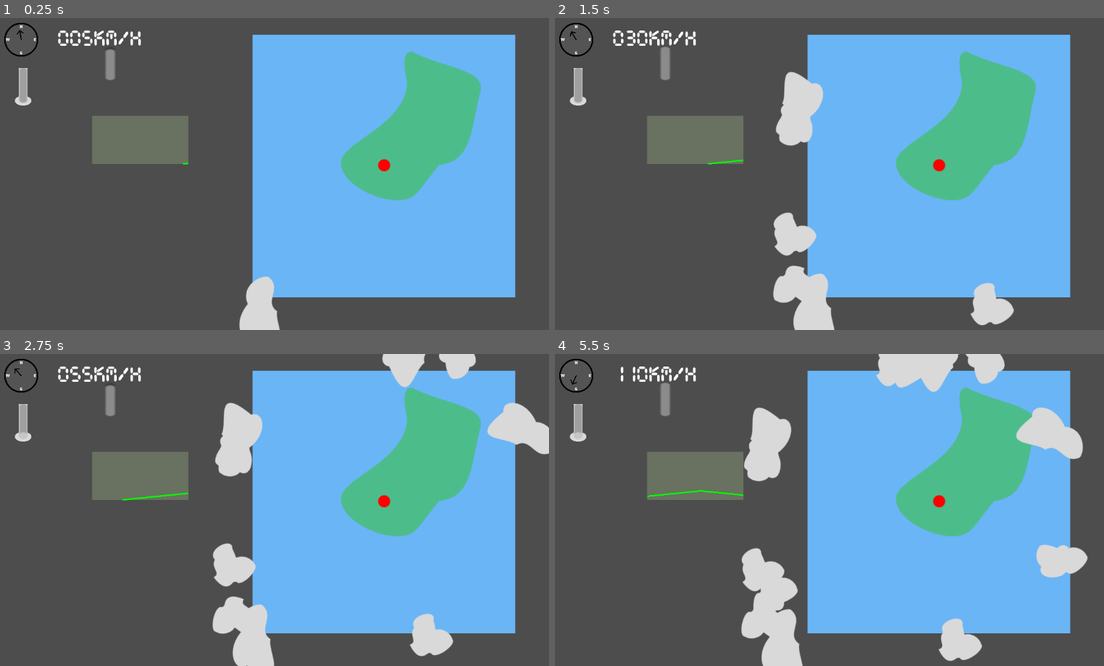
Above: before the commit, frames 1-4 (two rows, left to right).
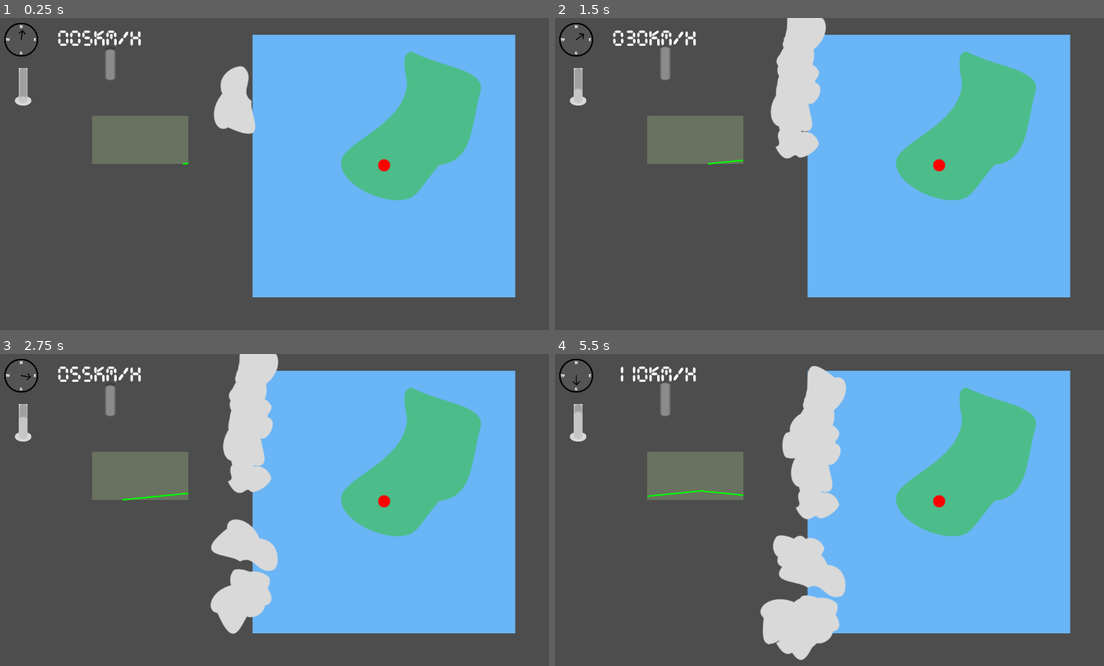
Above: after the commit, the same moments.

Repository: Acul4321/StormWatcher
Game: Godot game, scene res://scene/instruments/control_room.tscn
Same seed, same stepped clock (60 frames per second), same inputs: the game is played once before the commit and once after it.
Inputs:
- Up to frame 1 (0.25 s): no input
- Up to frame 2 (1.5 s): no input
- Up to frame 3 (2.75 s): no input
- Up to frame 4 (5.5 s): no input

The runs differ from the first frame. In frame 1, 2.1% of the frame differs, in the area x 3-52%, y 3-100%; in frame 2, 5.1%; in frame 3, 8.6%; in frame 4, 14%, in the area x 2-98%, y 0-100%.

Commit message:
added functionality to the instruments

Diff:
--- a/script/atmosphericPressureControl.gd
+++ b/script/atmosphericPressureControl.gd
@@ -8,12 +8,6 @@
 var pressureRange = [0,0]
 var targetY : float
 var curY : float
-
-enum CHANGE {STILL,SLOW,MODERATE,FAST,STORM}
-var change:CHANGE = CHANGE.STILL
-
-enum PRESSURE {LOW,LOWMED,MEDIUM,MEDHIGH,HIGH,STORM}
-var pressure:PRESSURE = PRESSURE.LOW
 
 func _ready():
 	curY = 100
@@ -41,32 +35,32 @@
 		draw_line(start, end, Color.GREEN, 3.0)
 
 func stateLogic():
-	match change: # state managment
-		CHANGE.STILL:
+	match Gameplay.atmosphericChange: # state managment
+		Gameplay.ATMOSPHERICCHANGE.STILL:
 			changeSpeed = 5
-		CHANGE.SLOW:
+		Gameplay.ATMOSPHERICCHANGE.SLOW:
 			changeSpeed = 20
-		CHANGE.MODERATE:
+		Gameplay.ATMOSPHERICCHANGE.MODERATE:
 			changeSpeed = 50
-		CHANGE.FAST:
+		Gameplay.ATMOSPHERICCHANGE.FAST:
 			changeSpeed = 100
-		CHANGE.STORM:
+		Gameplay.ATMOSPHERICCHANGE.STORM:
 			changeSpeed = 500
 		_:
 			print("Invalid")
 
-	match pressure: # pressure managment
-		PRESSURE.LOW:
+	match Gameplay.atmosphericPressure: # pressure managment
+		Gameplay.ATMOSPHERICPRESSURE.LOW:
 			pressureRange = [66,100]
-		PRESSURE.LOWMED:
+		Gameplay.ATMOSPHERICPRESSURE.LOWMED:
 			pressureRange = [33,100]
-		PRESSURE.MEDIUM:
+		Gameplay.ATMOSPHERICPRESSURE.MEDIUM:
 			pressureRange = [33,66]
-		PRESSURE.MEDHIGH:
+		Gameplay.ATMOSPHERICPRESSURE.MEDHIGH:
 			pressureRange = [0,66]
-		PRESSURE.HIGH:
+		Gameplay.ATMOSPHERICPRESSURE.HIGH:
 			pressureRange = [0,33]
-		PRESSURE.STORM:
+		Gameplay.ATMOSPHERICPRESSURE.STORM:
 			pressureRange = [0,100]
 		_:
 			print("Invalid")
--- a/script/cloudRadarControl.gd
+++ b/script/cloudRadarControl.gd
@@ -3,19 +3,14 @@
 @export var clouds: Array[CompressedTexture2D]
 var cloudDensity:int
 var spawnedClouds: Array[Sprite2D]
-var Storm = false
-
-enum DIRECTION {NORTH,EAST,SOUTH,WEST}
-
-enum TYPE {CLEAR,LIGHT,CLOUDY,DENSE,STORM}
-var type:TYPE = TYPE.DENSE
+var spawnLoc:float
 
 func _ready() -> void:
 	stateLogic()
 
 func _process(delta: float) -> void:
 	if cloudDensity > randi_range(0,1000):
-		spawnCloud(Storm)
+		spawnCloud()
 
 	var dir = Helper.vectorFromAngleAndSpeed(Gameplay.windDirection - 90,Gameplay.windSpeed) # cloud movment
 	dir = dir/200
@@ -23,10 +18,11 @@
 		cloud.global_position = cloud.global_position + dir
 	#spawm storm at specific direction
 
-func spawnCloud(storm,spawnBias = 0,tolerance = 0):
+func spawnCloud():
 	var index : int
-	if storm:
-		index = randf_range(0,clouds.size())
+	if Gameplay.spawnStormCloud:
+		index = clouds.size()-1
+		Gameplay.spawnStormCloud = false
 	else:
 		index = randf_range(0,clouds.size()-1)
 
@@ -36,23 +32,36 @@
 	cloud.texture = load(cloudPath)
 	cloud.rotation = randf_range(0,deg_to_rad(360))
 
-	%spawnPoint.progress_ratio = randf_range(0,1)
+	match Gameplay.cloudSpawnDir: # spawn location managment
+		Gameplay.CLOUDDIRECTION.NORTH:
+			spawnLoc = randf_range(0,0.25)
+		Gameplay.CLOUDDIRECTION.EAST:
+			spawnLoc = randf_range(0.25,0.5)
+		Gameplay.CLOUDDIRECTION.SOUTH:
+			spawnLoc = randf_range(0.5,0.75)
+		Gameplay.CLOUDDIRECTION.WEST:
+			spawnLoc = randf_range(0.75,1)
+		Gameplay.CLOUDDIRECTION.RAND:
+			spawnLoc = randf_range(0,1)
+		_:
+			print("invalid")
+	%spawnPoint.progress_ratio = spawnLoc
 	cloud.position = %spawnPoint.position
 
 	add_child(cloud)
 	spawnedClouds.append(cloud)
 
 func stateLogic():
-	match type: # state managment
-		TYPE.CLEAR:
+	match Gameplay.cloudType: # state managment
+		Gameplay.CLOUDTYPE.CLEAR:
 			cloudDensity = 1
-		TYPE.LIGHT:
+		Gameplay.CLOUDTYPE.LIGHT:
 			cloudDensity = 5
-		TYPE.CLOUDY:
+		Gameplay.CLOUDTYPE.CLOUDY:
 			cloudDensity = 10
-		TYPE.DENSE:
+		Gameplay.CLOUDTYPE.DENSE:
 			cloudDensity = 30
-		TYPE.STORM:
+		Gameplay.CLOUDTYPE.STORM:
 			cloudDensity = 50
 		_:
 			print("Invalid")
--- a/script/global/gameplay.gd
+++ b/script/global/gameplay.gd
@@ -1,4 +1,67 @@
 extends Node
 
+func _ready() -> void:
+	#changeWindDirection(WINDDIRECTIONSTATE.CALM,WINDDIRECTIONBIAS.NORTH)
+	#changeWindSpeed(WINDSPEEDSTATE.BREEZE, WINDSPEEDCHANGE.MODERATE)
+	#changeAtmosphericPressure(ATMOSPHERICPRESSURE.HIGH,ATMOSPHERICCHANGE.FAST)
+	#changeTemp(TEMP.FREEZING,TEMPCHANGE.STORM)
+	#changeCloud(CLOUDTYPE.DENSE,CLOUDDIRECTION.EAST, true)
+	pass
+
+##windDirectionInst##
+enum WINDDIRECTIONBIAS {NORTH,EAST,SOUTH,WEST,CURRENT}
+var windDirectionBias:WINDDIRECTIONBIAS = WINDDIRECTIONBIAS.SOUTH
+enum WINDDIRECTIONSTATE {STILL,CALM,MILD,HARD,INTENSE,STORM}
+var windDirectionState:WINDDIRECTIONSTATE = WINDDIRECTIONSTATE.HARD
+var windDirection:float
+func changeWindDirection(state:WINDDIRECTIONSTATE,bias:WINDDIRECTIONBIAS): #control windDirection
+	windDirectionBias = bias
+	windDirectionState = state
+
+##windSpeedInst##
+enum WINDSPEEDSTATE {CALM,BREEZE,STRONGBREEZE,GALE,STRONGGALE,STORM}
+var windSpeedState:WINDSPEEDSTATE = WINDSPEEDSTATE.STORM
+enum WINDSPEEDCHANGE {STILL,SLOW,MODERATE,FAST,STORM}
+var windSpeedChange:WINDSPEEDCHANGE = WINDSPEEDCHANGE.MODERATE
 var windSpeed:float
-var windDirection:float
+func changeWindSpeed(state:WINDSPEEDSTATE,change:WINDSPEEDCHANGE): #control windSpeed
+	windSpeedState = state
+	windSpeedChange = change
+
+##atmosphericPressureInst##
+enum ATMOSPHERICPRESSURE {LOW,LOWMED,MEDIUM,MEDHIGH,HIGH,STORM}
+var atmosphericPressure:ATMOSPHERICPRESSURE = ATMOSPHERICPRESSURE.LOW
+enum ATMOSPHERICCHANGE {STILL,SLOW,MODERATE,FAST,STORM}
+var atmosphericChange:ATMOSPHERICCHANGE = ATMOSPHERICCHANGE.STILL
+func changeAtmosphericPressure(state:ATMOSPHERICPRESSURE,change:ATMOSPHERICCHANGE): #control windSpeed
+	atmosphericPressure = state
+	atmosphericChange = change
+
+##thermometerInst##
+enum TEMP {FREEZING,LOW,AMBIENT,WARM,HOT,STORM}
+var temp:TEMP = TEMP.WARM
+enum TEMPCHANGE {STILL,SLOW,MODERATE,FAST,STORM}
+var tempChange:TEMPCHANGE = TEMPCHANGE.MODERATE
+func changeTemp(state:TEMP,change:TEMPCHANGE): #control Temperature
+	temp = state
+	tempChange = change
+
+##rainfallInst##
+enum RAIN {DRY,DRIZZLE,RAIN,HEAVY,STORM}
+var rain:RAIN = RAIN.STORM
+enum RAINCHANGE {STILL,SLOW,MODERATE,FAST,STORM}
+var rainChange:RAINCHANGE = RAINCHANGE.STORM
+func changeRain(state:RAIN,change:RAINCHANGE): #control Rainfall
+	rain = state
+	rainChange = RAINCHANGE
+
+##cloudRadarInst##
+enum CLOUDTYPE {CLEAR,LIGHT,CLOUDY,DENSE,STORM}
+var cloudType:CLOUDTYPE = CLOUDTYPE.DENSE
+enum CLOUDDIRECTION {NORTH,EAST,SOUTH,WEST,RAND}
+var cloudSpawnDir : CLOUDDIRECTION = CLOUDDIRECTION.WEST
+var spawnStormCloud: bool = false
+func changeCloud(state:CLOUDTYPE,bias:CLOUDDIRECTION,storm:bool = false): #control clouds
+	cloudType = state
+	cloudSpawnDir = bias
+	spawnStormCloud = storm
--- a/script/rainfallControl.gd
+++ b/script/rainfallControl.gd
@@ -4,12 +4,6 @@
 var rainRange = [0,0]
 var targetRain : float
 var curRain : float
-
-enum CHANGE {STILL,SLOW,MODERATE,FAST,STORM}
-var change:CHANGE = CHANGE.STORM
-
-enum RAIN {DRY,DRIZZLE,RAIN,HEAVY,STORM}
-var rain:RAIN = RAIN.STORM
 
 func _ready():
 	curRain = 0
@@ -26,30 +20,30 @@
 	%rainBar.value = curRain
 
 func stateLogic():
-	match change: # state managment
-		CHANGE.STILL:
+	match Gameplay.rainChange: # state managment
+		Gameplay.RAINCHANGE.STILL:
 			changeSpeed = 1
-		CHANGE.SLOW:
+		Gameplay.RAINCHANGE.SLOW:
 			changeSpeed = 5
-		CHANGE.MODERATE:
+		Gameplay.RAINCHANGE.MODERATE:
 			changeSpeed = 20
-		CHANGE.FAST:
+		Gameplay.RAINCHANGE.FAST:
 			changeSpeed = 100
-		CHANGE.STORM:
+		Gameplay.RAINCHANGE.STORM:
 			changeSpeed = 500
 		_:
 			print("Invalid")
 
-	match rain: # pressure managment
-		RAIN.DRY:
+	match Gameplay.rain: # pressure managment
+		Gameplay.RAIN.DRY:
 			rainRange = [0,0]
-		RAIN.DRIZZLE:
+		Gameplay.RAIN.DRIZZLE:
 			rainRange = [10,20]
-		RAIN.RAIN:
+		Gameplay.RAIN.RAIN:
 			rainRange = [30,50]
-		RAIN.HEAVY:
+		Gameplay.RAIN.HEAVY:
 			rainRange = [60,80]
-		RAIN.STORM:
+		Gameplay.RAIN.STORM:
 			rainRange = [95,100]
 		_:
 			print("Invalid")
--- a/script/thermometerControl.gd
+++ b/script/thermometerControl.gd
@@ -4,12 +4,6 @@
 var tempRange = [0,0]
 var targetTemp : float
 var curTemp : float
-
-enum CHANGE {STILL,SLOW,MODERATE,FAST,STORM}
-var change:CHANGE = CHANGE.STILL
-
-enum TEMP {FREEZING,LOW,AMBIENT,WARM,HOT,STORM}
-var temp:TEMP = TEMP.FREEZING
 
 func _ready():
 	curTemp = 0
@@ -26,32 +20,32 @@
 	%tempBar.value = curTemp
 
 func stateLogic():
-	match change: # state managment
-		CHANGE.STILL:
+	match Gameplay.tempChange: # state managment
+		Gameplay.TEMPCHANGE.STILL:
 			changeSpeed = 1
-		CHANGE.SLOW:
+		Gameplay.TEMPCHANGE.SLOW:
 			changeSpeed = 5
-		CHANGE.MODERATE:
+		Gameplay.TEMPCHANGE.MODERATE:
 			changeSpeed = 20
-		CHANGE.FAST:
+		Gameplay.TEMPCHANGE.FAST:
 			changeSpeed = 100
-		CHANGE.STORM:
+		Gameplay.TEMPCHANGE.STORM:
 			changeSpeed = 500
 		_:
 			print("Invalid")
 
-	match temp: # pressure managment
-		TEMP.FREEZING:
+	match Gameplay.temp: # pressure managment
+		Gameplay.TEMP.FREEZING:
 			tempRange = [30,50]
-		TEMP.LOW:
+		Gameplay.TEMP.LOW:
 			tempRange = [50,60]
-		TEMP.AMBIENT:
+		Gameplay.TEMP.AMBIENT:
 			tempRange = [60,70]
-		TEMP.WARM:
+		Gameplay.TEMP.WARM:
 			tempRange = [70,80]
-		TEMP.HOT:
+		Gameplay.TEMP.HOT:
 			tempRange = [80,100]
-		TEMP.STORM:
+		Gameplay.TEMP.STORM:
 			tempRange = [50,100]
 		_:
 			print("Invalid")
--- a/script/windDirectionControl.gd
+++ b/script/windDirectionControl.gd
@@ -5,11 +5,6 @@
 
 var clockwise: bool
 var tolerance:float
-enum DIRECTION {NORTH,EAST,SOUTH,WEST,CURRENT}
-var direction:DIRECTION = DIRECTION.CURRENT
-
-enum STATE {STILL,CALM,MILD,HARD,INTENSE,STORM}
-var state:STATE = STATE.HARD
 
 func _physics_process(delta: float) -> void:
 	moveHand(delta)
@@ -29,38 +24,38 @@
 	%handPivot.rotation = deg_to_rad(curAngle)
 
 func stateLogic():
-	match state: # state managment
-		STATE.STILL:
+	match Gameplay.windDirectionState: # state managment
+		Gameplay.WINDDIRECTIONSTATE.STILL:
 			tolerance = 5
 			turnSpeed = randf_range(.5,1)
-		STATE.CALM:
+		Gameplay.WINDDIRECTIONSTATE.CALM:
 			tolerance = 20
 			turnSpeed = randf_range(2,7)
-		STATE.MILD:
+		Gameplay.WINDDIRECTIONSTATE.MILD:
 			tolerance = 45
 			turnSpeed = randf_range(8,12)
-		STATE.HARD:
+		Gameplay.WINDDIRECTIONSTATE.HARD:
 			tolerance = 60
 			turnSpeed = randf_range(30,60)
-		STATE.INTENSE:
+		Gameplay.WINDDIRECTIONSTATE.INTENSE:
 			tolerance = randf_range(60,180)
 			turnSpeed = randf_range(200,300)
-		STATE.STORM:
+		Gameplay.WINDDIRECTIONSTATE.STORM:
 			tolerance = randf_range(210,360)
 			turnSpeed = randf_range(500,600)
 		_:
 			print("Invalid")
 	var facing:float
-	match direction: # direction managment
-		DIRECTION.NORTH:
+	match Gameplay.windDirectionBias: # direction managment
+		Gameplay.WINDDIRECTIONBIAS.NORTH:
 			facing = 0
-		DIRECTION.EAST:
+		Gameplay.WINDDIRECTIONBIAS.EAST:
 			facing = 90
-		DIRECTION.SOUTH:
+		Gameplay.WINDDIRECTIONBIAS.SOUTH:
 			facing = 180
-		DIRECTION.WEST:
+		Gameplay.WINDDIRECTIONBIAS.WEST:
 			facing = 270
-		DIRECTION.CURRENT:
+		Gameplay.WINDDIRECTIONBIAS.CURRENT:
 			facing = curAngle
 		_:
 			print("Invalid")
--- a/script/windSpeedControl.gd
+++ b/script/windSpeedControl.gd
@@ -4,12 +4,6 @@
 var speedRange = [0,0]
 var targetSpeed : float
 var curSpeed : float
-
-enum CHANGE {STILL,SLOW,MODERATE,FAST,STORM}
-var change:CHANGE = CHANGE.MODERATE
-
-enum SPEED {CALM,BREEZE,STRONGBREEZE,GALE,STRONGGALE,STORM}
-var speed:SPEED = SPEED.STORM
 
 func _ready():
 	curSpeed = 0
@@ -31,32 +25,32 @@
 	%speedText.text = newText + "KM/H"
 
 func stateLogic():
-	match change: # state managment
-		CHANGE.STILL:
+	match Gameplay.windSpeedChange: # state managment
+		Gameplay.WINDSPEEDCHANGE.STILL:
 			changeSpeed = 1
-		CHANGE.SLOW:
+		Gameplay.WINDSPEEDCHANGE.SLOW:
 			changeSpeed = 5
-		CHANGE.MODERATE:
+		Gameplay.WINDSPEEDCHANGE.MODERATE:
 			changeSpeed = 20
-		CHANGE.FAST:
+		Gameplay.WINDSPEEDCHANGE.FAST:
 			changeSpeed = 100
-		CHANGE.STORM:
+		Gameplay.WINDSPEEDCHANGE.STORM:
 			changeSpeed = 500
 		_:
 			print("Invalid")
 
-	match speed: # pressure managment
-		SPEED.CALM:
+	match Gameplay.windSpeedState: # pressure managment
+		Gameplay.WINDSPEEDSTATE.CALM:
 			speedRange = [.1,2]
-		SPEED.BREEZE:
+		Gameplay.WINDSPEEDSTATE.BREEZE:
 			speedRange = [4,20]
-		SPEED.STRONGBREEZE:
+		Gameplay.WINDSPEEDSTATE.STRONGBREEZE:
 			speedRange = [20,39]
-		SPEED.GALE:
+		Gameplay.WINDSPEEDSTATE.GALE:
 			speedRange = [40,60]
-		SPEED.STRONGGALE:
+		Gameplay.WINDSPEEDSTATE.STRONGGALE:
 			speedRange = [61,99]
-		SPEED.STORM:
+		Gameplay.WINDSPEEDSTATE.STORM:
 			speedRange = [100,120]
 		_:
 			print("Invalid")
